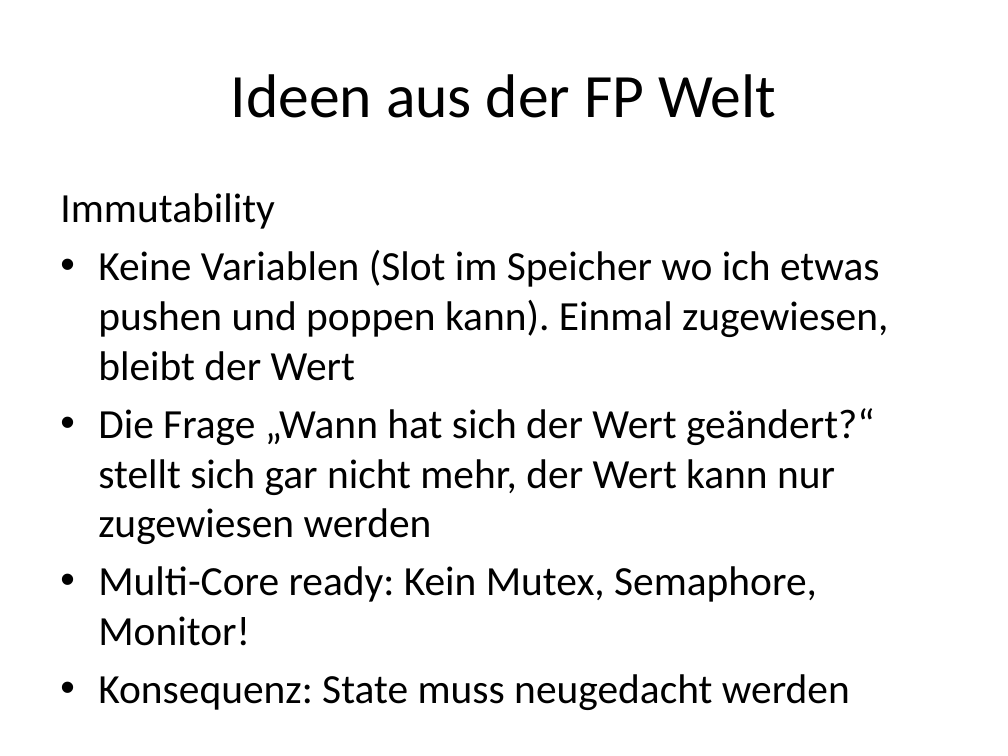
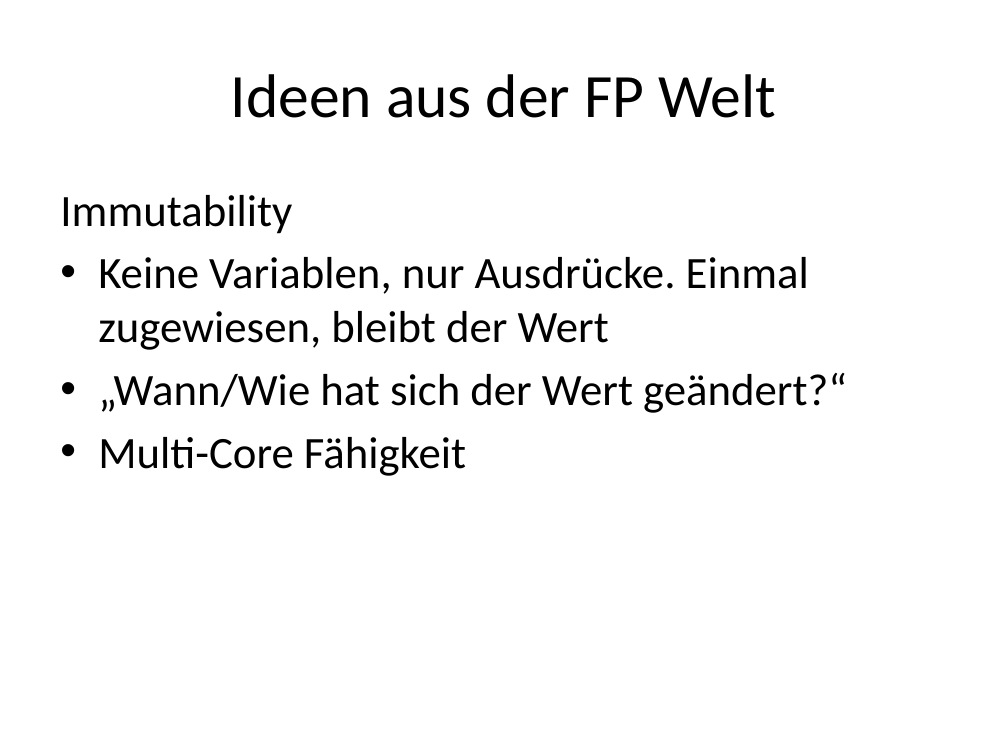
Before and after one commit to ronaldboehm/talks, a slide deck: slide 14 of 20151202/Einführung20151202.pptx (slide 11 before the commit). Drawn at 1008x756 pixels with LibreOffice and Linux fonts; fonts in the diff are those of the drawing. Boxes give left, top, right and bottom in pixels: in the first picture for what was removed or moved away, otherwise in the second. Text is boxed around its words. In the diff, an @@ line names an element or a change of style, - is before the commit and + after.

```diff
--- a/20151202/Einführung20151202.pptx
+++ b/20151202/Einführung20151202.pptx
@@ text at bbox=[60, 195, 292, 234]: size 29.6 to 32 pt in "Immutability" @@
@@ text at bbox=[98, 257, 847, 476]: text changed; size 29.6 to 32 pt @@
-• Keine Variablen (Slot im Speicher wo ich etwas pushen und poppen kann). Einmal zugewiesen, bleibt der Wert
-• Die Frage „Wann hat sich der Wert geändert?“ stellt sich gar nicht mehr, der Wert kann nur zugewiesen werden
-• Multi-Core ready: Kein Mutex, Semaphore, Monitor!
-• Konsequenz: State muss neugedacht werden
+• Keine Variablen, nur Ausdrücke. Einmal zugewiesen, bleibt der Wert
+• „Wann/Wie hat sich der Wert geändert?“
+• Multi-Core Fähigkeit
```
Also in this commit, not shown: 8 other slides changed, 7 slides added, 1 other file.
